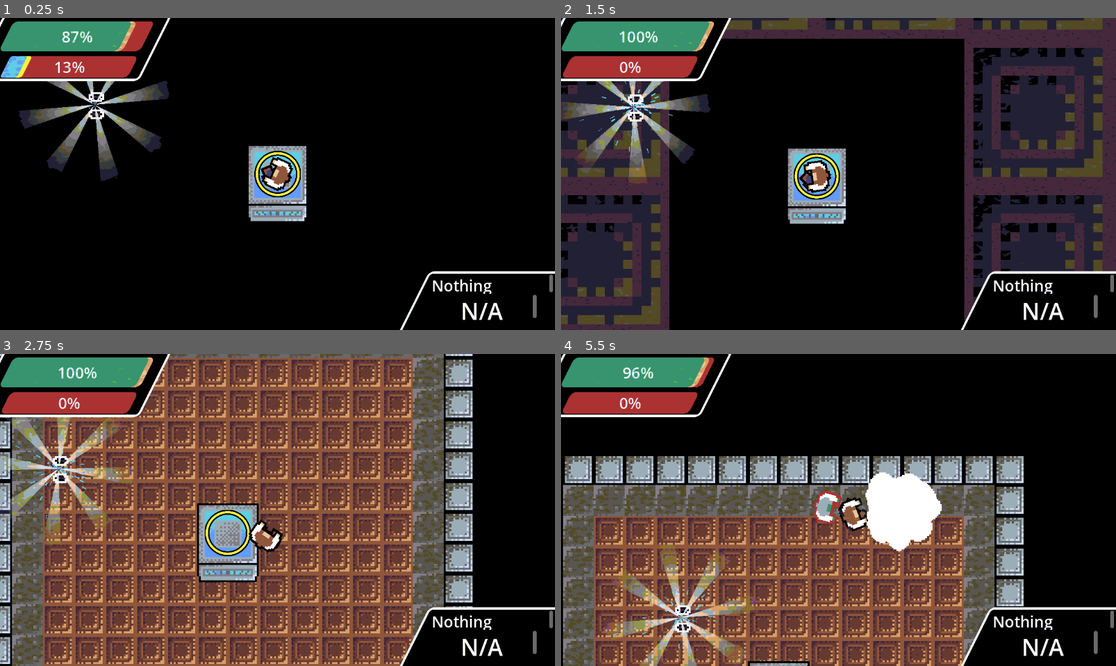
Above: before the commit, frames 1-4 (two rows, left to right).
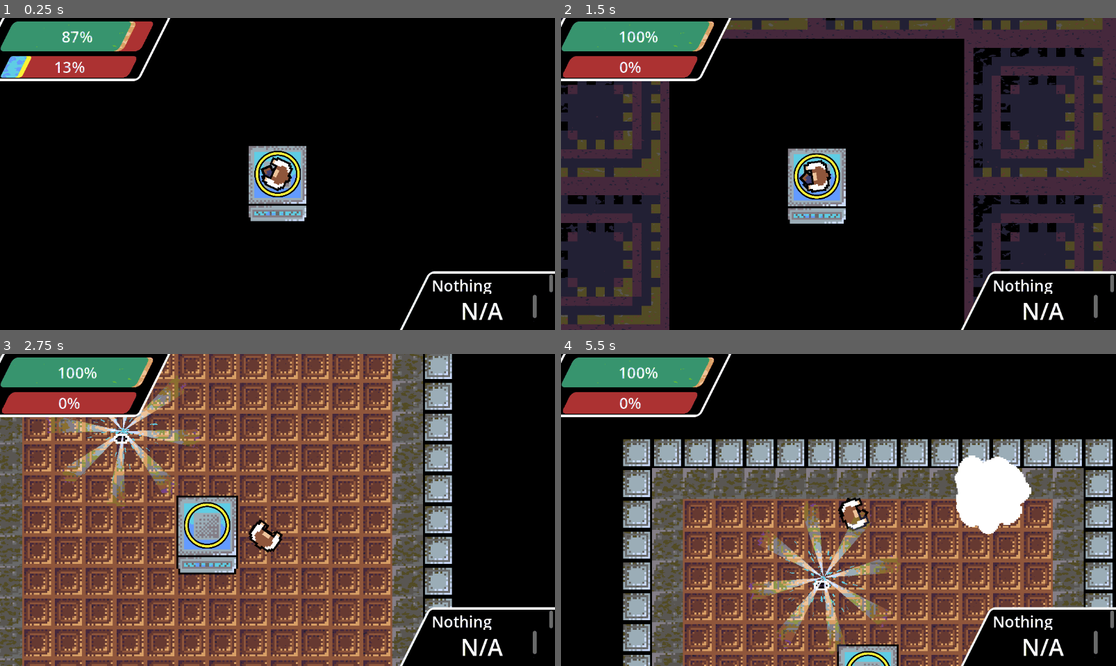
Above: after the commit, the same moments.

Repository: DriftWare07/gdod-jam-25
Game: Godot game, scene res://scenes/main.tscn
Same seed, same stepped clock (60 frames per second), same inputs: the game is played once before the commit and once after it.
Inputs (mouse positions are in pixels of both pictures, inside the frame that each line leads up to):
- Up to frame 1 (0.25 s): no input
- Up to frame 2 (1.5 s): move the mouse to (960, 158) at 0.52 s; press the mouse at (960, 158) at 0.53 s; hold D (right) 0.53-1.28 s; move the mouse to (727, 189) at 1.27 s; release the mouse at (727, 189) at 1.28 s; hold S (down) from 1.28 s (still down); click (727, 189) at 1.35 s
- Up to frame 3 (2.75 s): move the mouse to (333, 441) at 2.02 s; release S (down) at 2.03 s; press the mouse at (333, 441) at 2.03 s; hold D (right) from 2.03 s (still down)
- Up to frame 4 (5.5 s): move the mouse to (810, 572) at 2.77 s; release D (right) at 2.78 s; release the mouse at (810, 572) at 2.78 s; hold W (up) 2.78-3.53 s; click (810, 572) at 2.85 s; move the mouse to (1005, 556) at 3.52 s; press the mouse at (1005, 556) at 3.53 s; hold A (left) 3.53-5.03 s; move the mouse to (672, 463) at 4.27 s; release the mouse at (672, 463) at 4.28 s; click (672, 463) at 4.35 s; move the mouse to (866, 510) at 5.02 s; press the mouse at (866, 510) at 5.03 s; hold S (down) from 5.03 s (still down)

The runs differ from the first frame. In frame 1, 2.5% of the frame differs, in the area x 3-31%, y 20-53%; in frame 2, 2.6%; in frame 3, 54%; in frame 4, 57%, in the area x 0-100%, y 1-100%.

Commit message:
energy orbs difficulty tweaks, weapon drop tweaks
scoring system next

Diff:
--- a/gdod-jam-25/project.godot
+++ b/gdod-jam-25/project.godot
@@ -19,6 +19,11 @@
 
 Shaker="*res://addons/shaker/src/Shaker.gd"
 Global="*res://scripts/global.gd"
+
+[display]
+
+window/stretch/aspect="keep_height"
+window/stretch/scale_mode="integer"
 
 [editor_plugins]
 
--- a/gdod-jam-25/scenes/bullets/weapon_drop.gd
+++ b/gdod-jam-25/scenes/bullets/weapon_drop.gd
@@ -27,7 +27,7 @@
 	$AnimatedSprite2D.play(selected_weapon.animation_name)
 
 func _on_body_entered(body: Node2D) -> void:
-	if body is player and is_visible:
+	if body is player and is_visible and Global.can_control:
 		body.pickup_weapon(selected_weapon)
 		is_visible = false
 		$reloadsfx.play()
--- a/gdod-jam-25/scenes/enemies/enemy.gd
+++ b/gdod-jam-25/scenes/enemies/enemy.gd
@@ -65,4 +65,10 @@
 	Global.TileMapParent.elevator_charge += charge_amount
 	get_tree().root.call_deferred("add_child",e)
 	e.global_position = global_position
+
+	var energy = load("res://scenes/energy.tscn")
+	var nrg = energy.instantiate()
+	get_tree().root.call_deferred("add_child",nrg)
+	nrg.global_position = global_position
+
 	e.done.connect(queue_free)
--- /dev/null
+++ b/gdod-jam-25/scenes/energy.gd
@@ -0,0 +1,13 @@
+extends Node2D
+
+var dead = false
+
+func _process(delta: float) -> void:
+	global_position = global_position.lerp(Vector2.ZERO, delta)
+	if global_position.distance_to(Vector2.ZERO) < 4 and not dead:
+		$AnimationPlayer.play("shrink")
+		dead = true
+
+
+func _on_animation_player_animation_finished(anim_name: StringName) -> void:
+	queue_free()
--- /dev/null
+++ b/gdod-jam-25/scenes/energy.tscn
@@ -0,0 +1,84 @@
+[gd_scene load_steps=7 format=3 uid="uid://ejyn73y260fy"]
+
+[ext_resource type="Script" uid="uid://c8gwkfvap8o3p" path="res://scenes/energy.gd" id="1_l6ty3"]
+[ext_resource type="Texture2D" uid="uid://dcy0ab042i50b" path="res://assets/spawn.png" id="3_rd0g7"]
+[ext_resource type="AudioStream" uid="uid://claiwyb0kmcr8" path="res://assets/shaders/Impact 021.wav" id="4_rd0g7"]
+
+[sub_resource type="Animation" id="Animation_l6ty3"]
+resource_name = "shrink"
+tracks/0/type = "value"
+tracks/0/imported = false
+tracks/0/enabled = true
+tracks/0/path = NodePath("Sprite2D:scale")
+tracks/0/interp = 1
+tracks/0/loop_wrap = true
+tracks/0/keys = {
+"times": PackedFloat32Array(0, 0.966667),
+"transitions": PackedFloat32Array(1, 1),
+"update": 0,
+"values": [Vector2(0.5, 0.5), Vector2(0, 0)]
+}
+tracks/1/type = "value"
+tracks/1/imported = false
+tracks/1/enabled = true
+tracks/1/path = NodePath("bink:playing")
+tracks/1/interp = 1
+tracks/1/loop_wrap = true
+tracks/1/keys = {
+"times": PackedFloat32Array(0),
+"transitions": PackedFloat32Array(1),
+"update": 1,
+"values": [true]
+}
+
+[sub_resource type="Animation" id="Animation_rd0g7"]
+length = 0.001
+tracks/0/type = "value"
+tracks/0/imported = false
+tracks/0/enabled = true
+tracks/0/path = NodePath("Sprite2D:scale")
+tracks/0/interp = 1
+tracks/0/loop_wrap = true
+tracks/0/keys = {
+"times": PackedFloat32Array(0),
+"transitions": PackedFloat32Array(1),
+"update": 0,
+"values": [Vector2(0.5, 0.5)]
+}
+tracks/1/type = "value"
+tracks/1/imported = false
+tracks/1/enabled = true
+tracks/1/path = NodePath("bink:playing")
+tracks/1/interp = 1
+tracks/1/loop_wrap = true
+tracks/1/keys = {
+"times": PackedFloat32Array(0),
+"transitions": PackedFloat32Array(1),
+"update": 1,
+"values": [false]
+}
+
+[sub_resource type="AnimationLibrary" id="AnimationLibrary_krwcv"]
+_data = {
+&"RESET": SubResource("Animation_rd0g7"),
+&"shrink": SubResource("Animation_l6ty3")
+}
+
+[node name="Energy" type="Node2D"]
+script = ExtResource("1_l6ty3")
+
+[node name="Sprite2D" type="Sprite2D" parent="."]
+modulate = Color(0, 1, 1, 1)
+scale = Vector2(0.5, 0.5)
+texture = ExtResource("3_rd0g7")
+
+[node name="AnimationPlayer" type="AnimationPlayer" parent="."]
+libraries = {
+&"": SubResource("AnimationLibrary_krwcv")
+}
+
+[node name="bink" type="AudioStreamPlayer2D" parent="."]
+stream = ExtResource("4_rd0g7")
+bus = &"sfx"
+
+[connection signal="animation_finished" from="AnimationPlayer" to="." method="_on_animation_player_animation_finished"]
--- a/gdod-jam-25/scenes/level.tscn
+++ b/gdod-jam-25/scenes/level.tscn
@@ -1,8 +1,9 @@
-[gd_scene load_steps=8 format=4 uid="uid://iydvtn3swf30"]
+[gd_scene load_steps=9 format=4 uid="uid://iydvtn3swf30"]
 
 [ext_resource type="TileSet" uid="uid://cogh7dbqflian" path="res://assets/tiles.tres" id="1_2q6dc"]
 [ext_resource type="Script" uid="uid://conxd5j5ea270" path="res://scenes/level.gd" id="2_w7c3h"]
 [ext_resource type="AudioStream" uid="uid://bvym8oukeodn2" path="res://assets/sounds/611111__5ro4__bell-ding-3.wav" id="3_w8frs"]
+[ext_resource type="PackedScene" uid="uid://bxv2wq14mx3ta" path="res://scenes/bullets/weapon_drop.tscn" id="4_mx8sn"]
 
 [sub_resource type="Animation" id="Animation_w7c3h"]
 length = 0.001
@@ -168,4 +169,7 @@
 stream = ExtResource("3_w8frs")
 bus = &"sfx"
 
+[node name="WeaponDrop" parent="." instance=ExtResource("4_mx8sn")]
+z_index = 2
+
 [connection signal="animation_finished" from="AnimationPlayer" to="." method="_on_animation_player_animation_finished"]
--- a/gdod-jam-25/scenes/main.tscn
+++ b/gdod-jam-25/scenes/main.tscn
@@ -1,9 +1,8 @@
-[gd_scene load_steps=21 format=3 uid="uid://bfa5pv2mqfceh"]
+[gd_scene load_steps=20 format=3 uid="uid://bfa5pv2mqfceh"]
 
 [ext_resource type="Script" uid="uid://dy4rx0d5c6wjb" path="res://scenes/floormanager.gd" id="1_85g3d"]
 [ext_resource type="Texture2D" uid="uid://b5x8vr822pve2" path="res://assets/gdodjam25tiles.png" id="1_rq6ol"]
 [ext_resource type="PackedScene" uid="uid://bxccx43ua8hgq" path="res://scenes/player/player.tscn" id="2_i30qc"]
-[ext_resource type="PackedScene" uid="uid://bxv2wq14mx3ta" path="res://scenes/bullets/weapon_drop.tscn" id="3_6npgh"]
 [ext_resource type="Texture2D" uid="uid://cd0xwgqehrnjd" path="res://assets/square.png" id="3_o6xl0"]
 [ext_resource type="Shader" uid="uid://dmugj14btb4ti" path="res://assets/shaders/radial.gdshader" id="3_tipki"]
 [ext_resource type="AudioStream" uid="uid://d4ni4cgf0lpej" path="res://assets/sounds/659007__bigdino1995__chargeup.wav" id="4_choun"]
@@ -113,19 +112,21 @@
 theme = ExtResource("5_85g3d")
 
 [node name="continueButton" type="Button" parent="level/upgrade_menu/Control"]
-layout_mode = 0
-offset_left = 520.0
-offset_top = 520.0
-offset_right = 696.0
-offset_bottom = 568.0
+layout_mode = 1
+anchors_preset = -1
+anchor_left = 0.528
+anchor_top = 0.84
+anchor_right = 0.528
+anchor_bottom = 0.84
+offset_left = -88.256
+offset_top = -24.32
+offset_right = 87.744
+offset_bottom = 23.68
 text = "Continue
 "
 
 [node name="player" parent="." instance=ExtResource("2_i30qc")]
 position = Vector2(0, -5)
-
-[node name="WeaponDrop" parent="." instance=ExtResource("3_6npgh")]
-position = Vector2(-64, -56)
 
 [node name="AudioStreamPlayer" type="AudioStreamPlayer" parent="."]
 stream = ExtResource("4_nadpv")
--- a/gdod-jam-25/scenes/player/player.tscn
+++ b/gdod-jam-25/scenes/player/player.tscn
@@ -135,9 +135,9 @@
 
 [node name="player" type="CharacterBody2D"]
 script = ExtResource("1_1jfvs")
-speed = 1500
-accel = 1.3
-decel = 2.7
+speed = 50
+accel = 4.0
+decel = 4.0
 
 [node name="CollisionShape2D" type="CollisionShape2D" parent="."]
 shape = SubResource("CircleShape2D_dwp0u")
@@ -292,13 +292,19 @@
 horizontal_alignment = 1
 
 [node name="restart" type="Button" parent="CanvasLayer/Control/gameover"]
-layout_mode = 0
-offset_left = 420.0
-offset_top = 416.0
-offset_right = 699.0
-offset_bottom = 511.0
+layout_mode = 1
+anchors_preset = -1
+anchor_left = 0.486
+anchor_top = 0.715
+anchor_right = 0.486
+anchor_bottom = 0.715
+offset_left = -139.872
+offset_top = -47.32
+offset_right = 139.128
+offset_bottom = 47.68
 theme_override_font_sizes/font_size = 32
 text = "Again!"
+metadata/_edit_use_anchors_ = true
 
 [node name="compress" type="ColorRect" parent="CanvasLayer/Control"]
 material = SubResource("ShaderMaterial_fcs02")
Not shown, added: gdod-jam-25/assets/shaders/Impact 021.wav.import
Not shown, added: gdod-jam-25/scenes/energy.gd.uid
Not shown, added: gdod-jam-25/assets/shaders/Impact 021.wav
